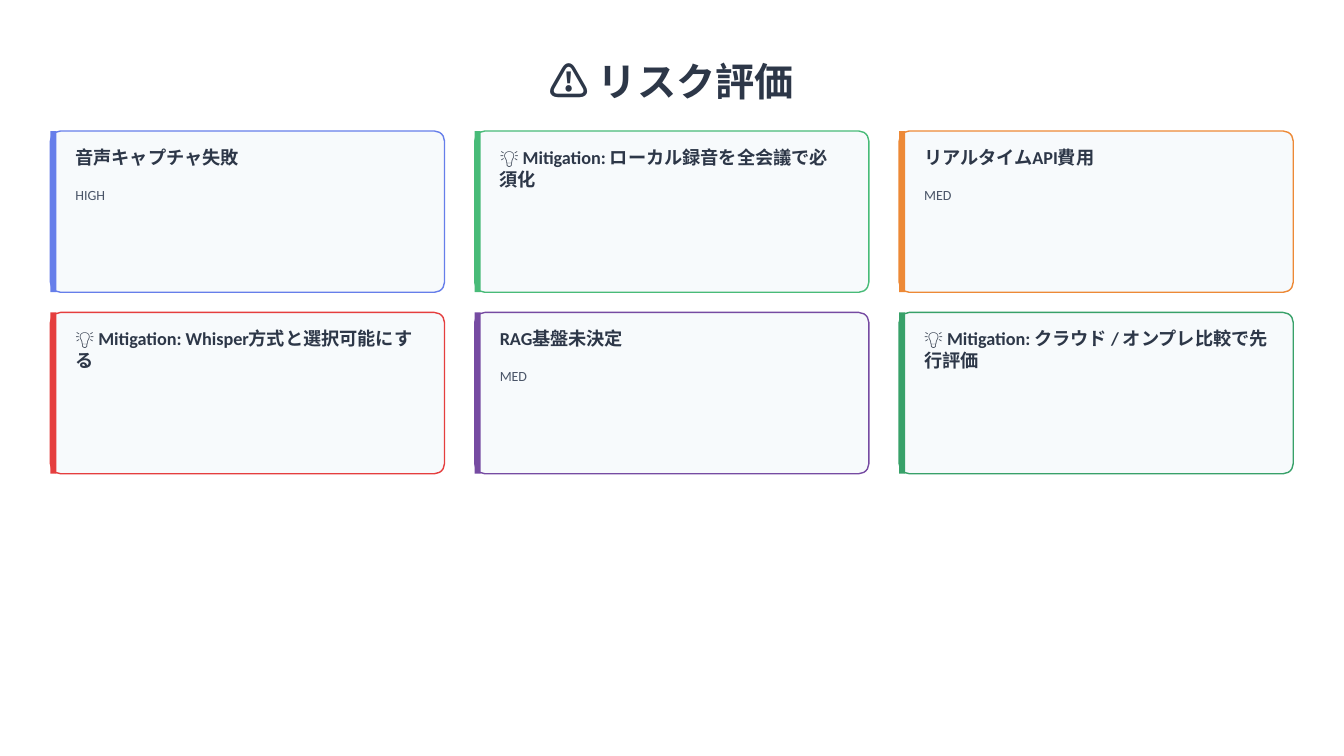
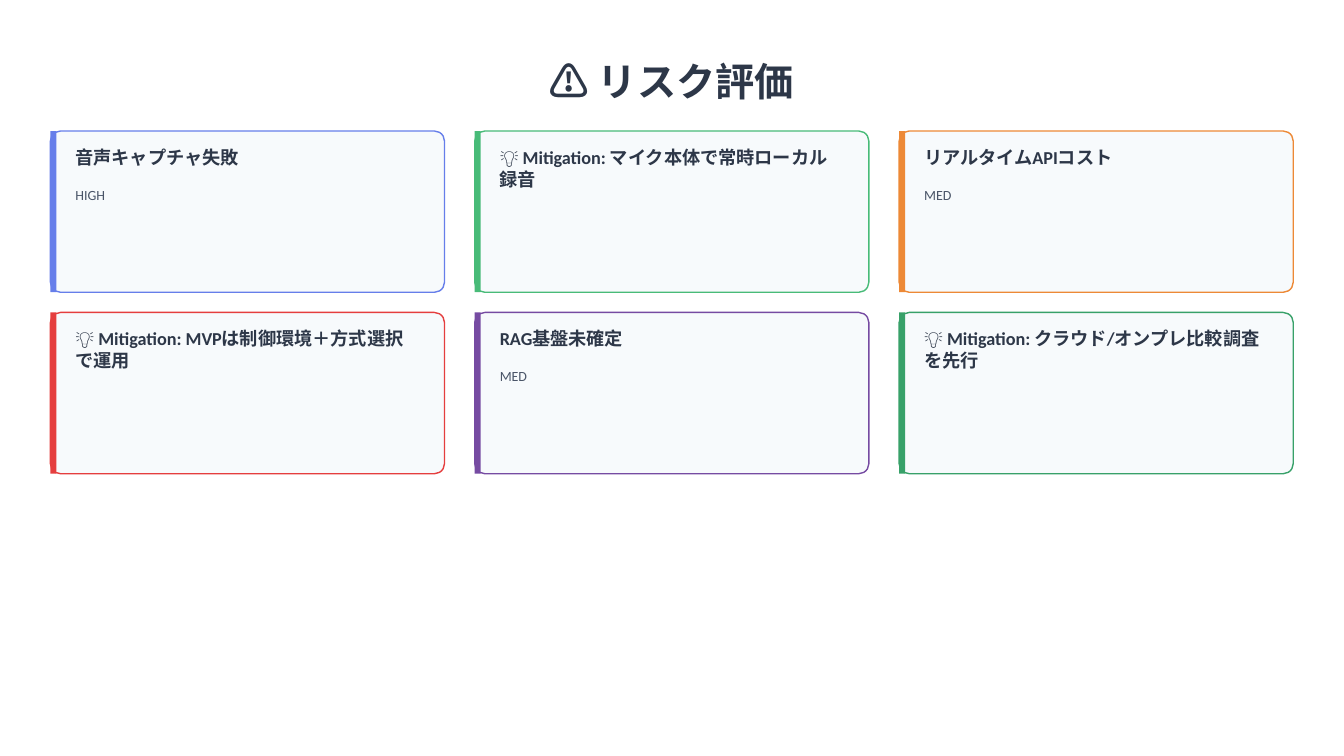
Before and after one commit to shinq3/idea-compiler, a slide deck: slide 13 of documents/doc-3-feature_proposal.pptx (slide 15 before the commit). Drawn at 1344x756 pixels with LibreOffice and Linux fonts; fonts in the diff are those of the drawing. Boxes give left, top, right and bottom in pixels: in the first picture for what was removed or moved away, otherwise in the second. Text is boxed around its words. In the diff, an @@ line names an element or a change of style, - is before the commit and + after.

```diff
--- a/documents/doc-3-feature_proposal.pptx
+++ b/documents/doc-3-feature_proposal.pptx
@@ text at (x1=500, y1=148, x2=828, y2=188): text changed @@
-💡 Mitigation: ローカル録音を全会議で必須化
+💡 Mitigation: マイク本体で常時ローカル録音
@@ text at (x1=924, y1=149, x2=1112, y2=165): text changed @@
-リアルタイムAPI費用
+リアルタイムAPIコスト
@@ text at (x1=75, y1=329, x2=404, y2=369): text changed @@
-💡 Mitigation: Whisper方式と選択可能にする
+💡 Mitigation: MVPは制御環境＋方式選択で運用
@@ text at (x1=924, y1=329, x2=1259, y2=369): text changed @@
-💡 Mitigation: クラウド / オンプレ比較で先行評価
+💡 Mitigation: クラウド/オンプレ比較調査を先行
@@ text at (x1=500, y1=330, x2=623, y2=350): text changed @@
-RAG基盤未決定
+RAG基盤未確定
```
Also in this commit, not shown: 14 other slides changed, 4 slides added, 3 slides removed, 1 other file.
